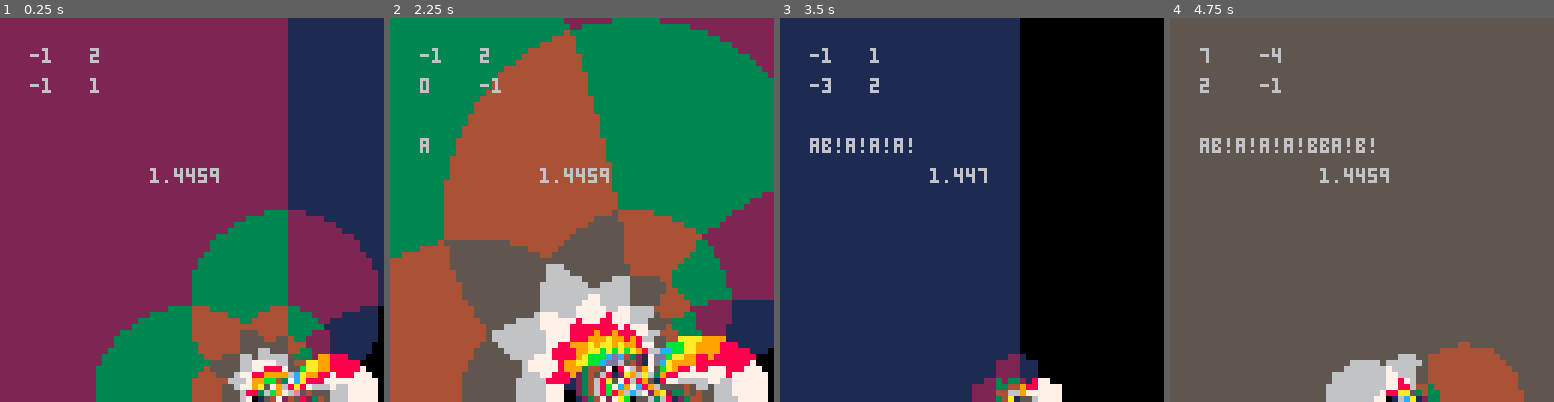
Above: before the commit, frames 1-4 (left to right).
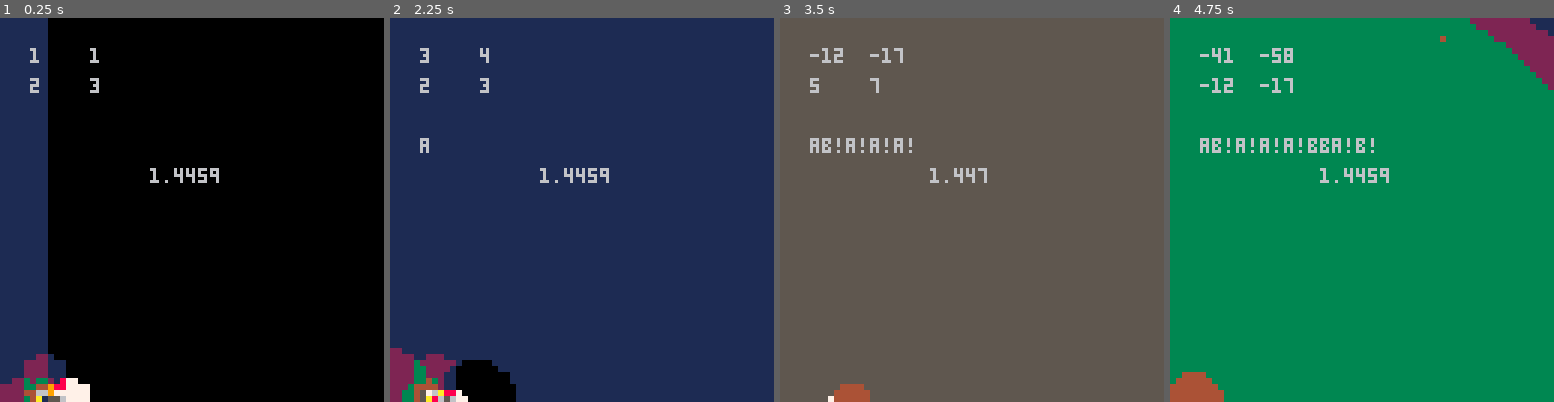
Above: after the commit, the same moments.

Repository: m4thpro/sl2z
Game: PICO-8 cartridge sl2z.p8
The game is run twice, just before and just after one commit, with the same random seed, the same clock (stepped at 60 frames per second) and the same inputs.
Inputs:
- Up to frame 1 (0.25 s): no input
- Up to frame 2 (2.25 s): hold Left from 1.97 s (still down)
- Up to frame 3 (3.5 s): release Left at 2.37 s; hold Down 2.42-2.82 s; hold Right from 2.87 s (still down)
- Up to frame 4 (4.75 s): release Right at 3.53 s; hold Up 3.58-4.08 s; hold Right 4.13-4.53 s; hold Down from 4.58 s (still down)

The runs differ from the first frame. In frame 1, 98% of the frame differs, in the area x 0-100%, y 0-100%; in frame 2, 98%; in frame 3, 99%; in frame 4, 99%.

Commit message:
dpad lines up with movement

Diff:
--- a/sl2z.p8
+++ b/sl2z.p8
@@ -4,10 +4,10 @@
 -- sl2z by kisonecat
 
 generators = {
+   {{1, 0},{ 1,1}},
+   {{1, 0},{-1,1}},
    {{1,-1},{ 0,1}},
-   {{1, 1},{ 0,1}},
-   {{1, 0},{-1,1}},
-   {{1, 0},{ 1,1}}
+   {{1, 1},{ 0,1}}
 }
 
 function matmul( m1, m2 )
@@ -88,11 +88,12 @@
 
    local scale  = 0.5
    local y = 127 / 32
-   local x
+   local x, c
 
    local dxd = m01^2/256 + 1/8*m01*m11
    local nxd = m00*m01/256 + m01*m10/16 + m00*m11/16
    local dyd = m01^2/256 + m01*m11/8
+
 
    local start = time()
 
@@ -110,7 +111,7 @@
 	 dy +=  m01^2*x/8 + dyd
 	 x += 1/16
 
-	 local c = (flr(2*nx/dx)%8) + (flr(2*ny/dy)%8)
+	 c = (flr(2*nx/dx)%8) + (flr(2*ny/dy)%8)
 	 poke( vmem, c + 16*c )
 	 poke( vmem + 64, c + 16*c )
 	 vmem = vmem + 1
